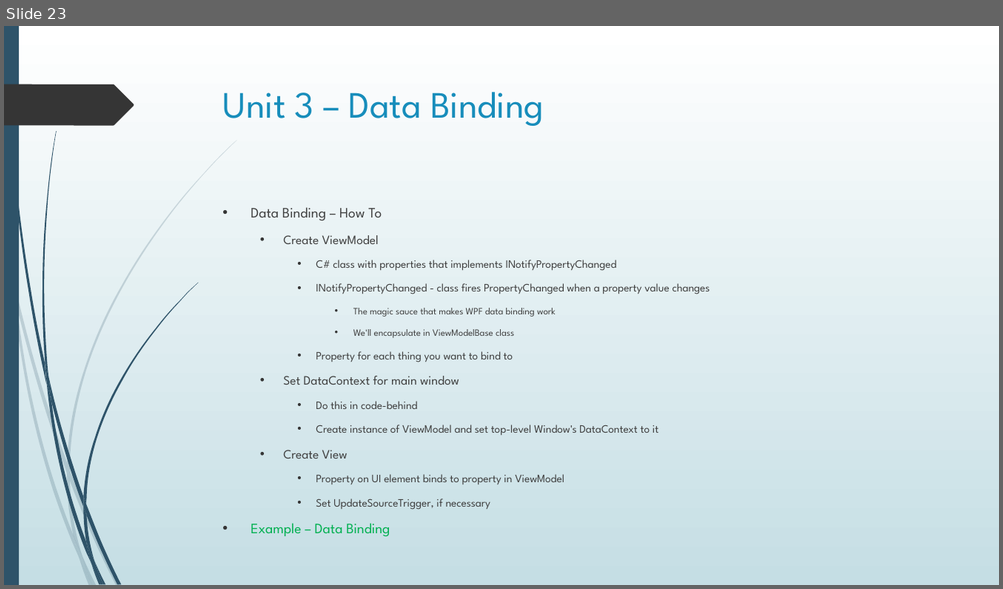
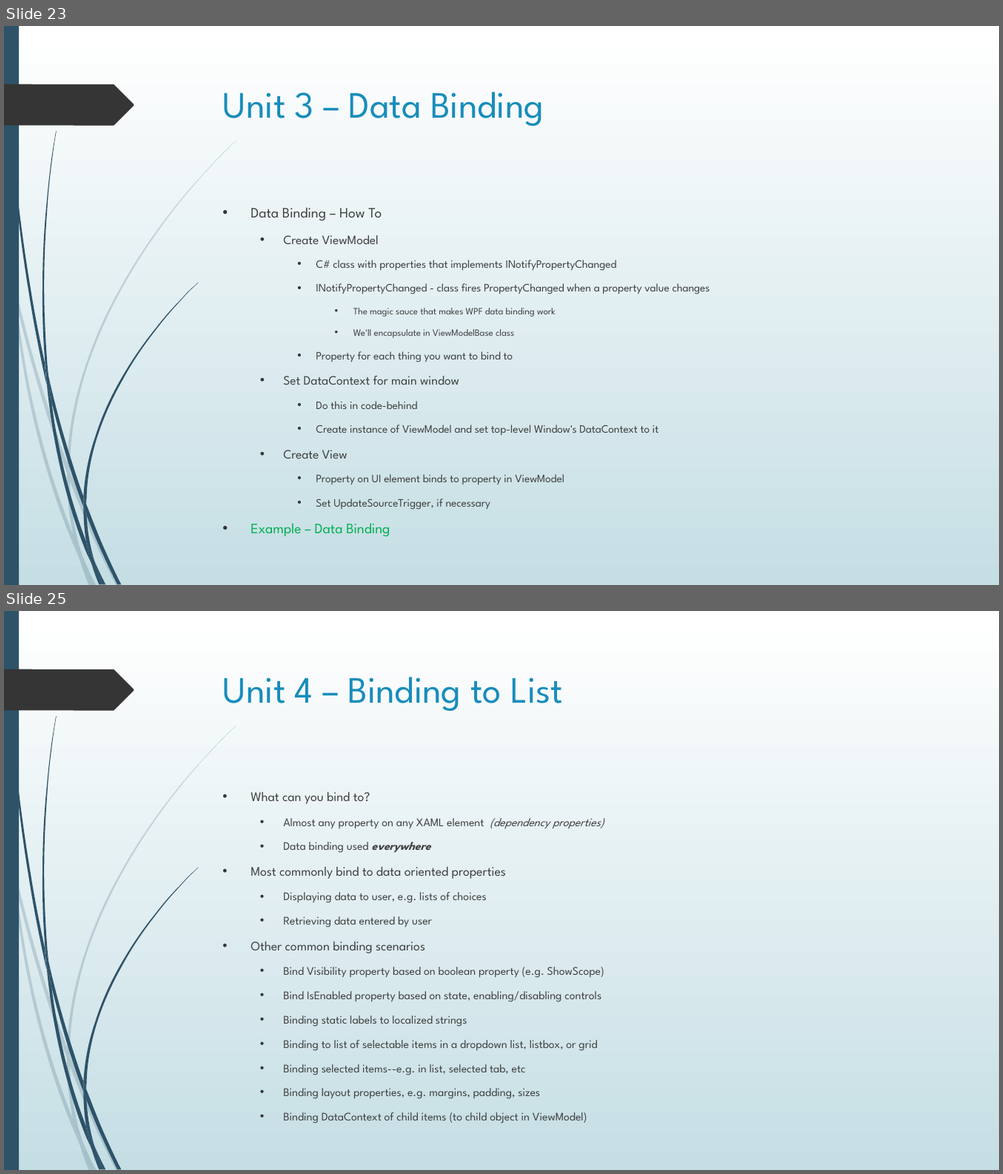
Before and after one commit to seanpsexton/wpf-workshop-solutions, a slide deck: WPF-Workshop-Sexton-Oct2023.pptx. Shown one above the other, each under a label of ours: slide 23 before the commit, slides 23 and 25 after it; the slides between them are not shown. The pictures are 1003x589 and 1003x1174 pixels, drawn with LibreOffice and Linux fonts; fonts in the diff are those of the drawing. Boxes give left, top, right and bottom in pixels: in the first picture for what was removed or moved away, otherwise in the second. Text is boxed around its words. In the diff, an @@ line names an element or a change of style, - is before the commit and + after.

Commit message:
Add content for Unit 4

```diff
--- a/WPF-Workshop-Sexton-Oct2023.pptx
+++ b/WPF-Workshop-Sexton-Oct2023.pptx
@@ slide 25 added at (4,611,999,1170), background gradient #FFFFFF to #C5DEE5; not listed: 24 template elements that a slide beside it also shows @@
@@ title added at (223,677,563,711), 36 pt, text #178DBB @@
+Unit 4 – Binding to List
@@ text added at (250,792,604,1099), 11.2 pt, text #404040 @@
+• What can you bind to?
+  • Almost any property on any XAML element (dependency properties)
+  • Data binding used everywhere
+• Most commonly bind to data oriented properties
+  • Displaying data to user, e.g. lists of choices
+  • Retrieving data entered by user
+• Other common binding scenarios
+  • Bind Visibility property based on boolean property (e.g. ShowScope)
+  • Bind IsEnabled property based on state, enabling/disabling controls
+  • Binding static labels to localized strings
+  • Binding to list of selectable items in a dropdown list, listbox, or grid
+  • Binding selected items--e.g. in list, selected tab, etc
+  • Binding layout properties, e.g. margins, padding, sizes
+  • Binding DataContext of child items (to child object in ViewModel)
```
Also in this commit, not shown: 5 other slides added.
